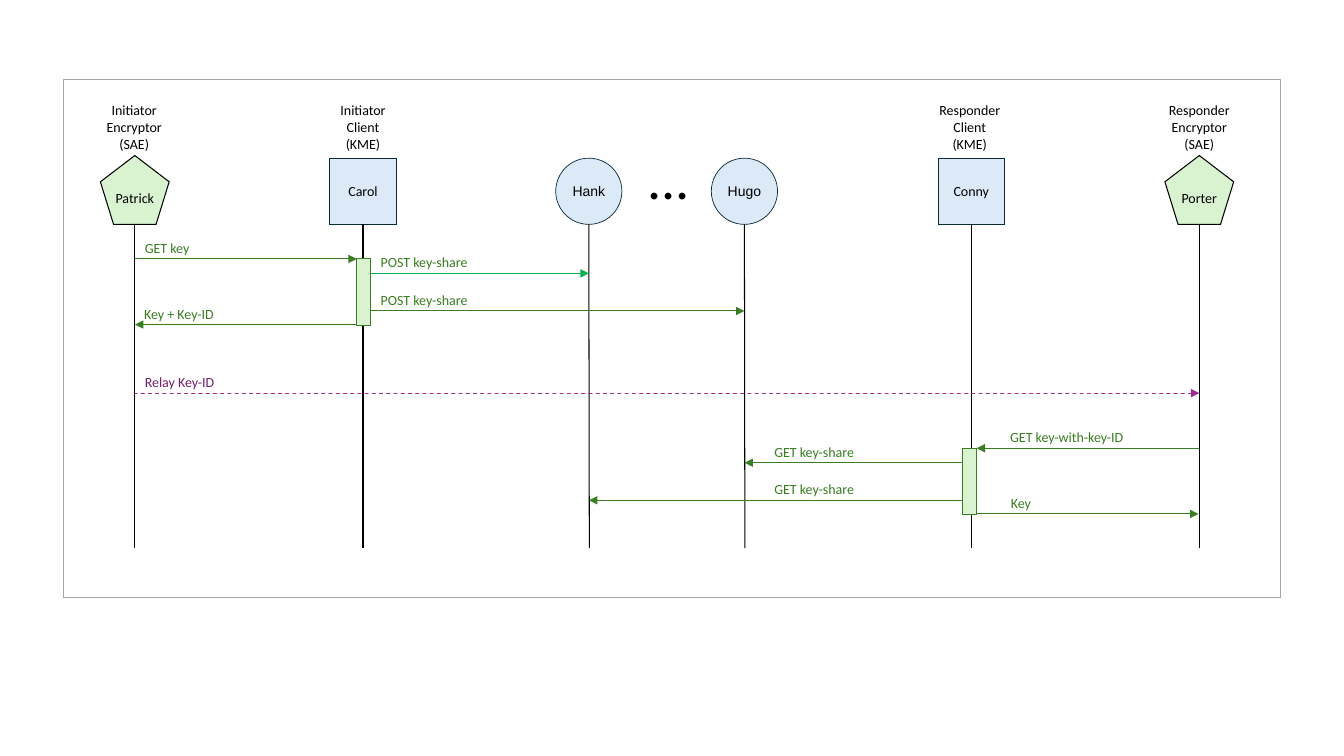
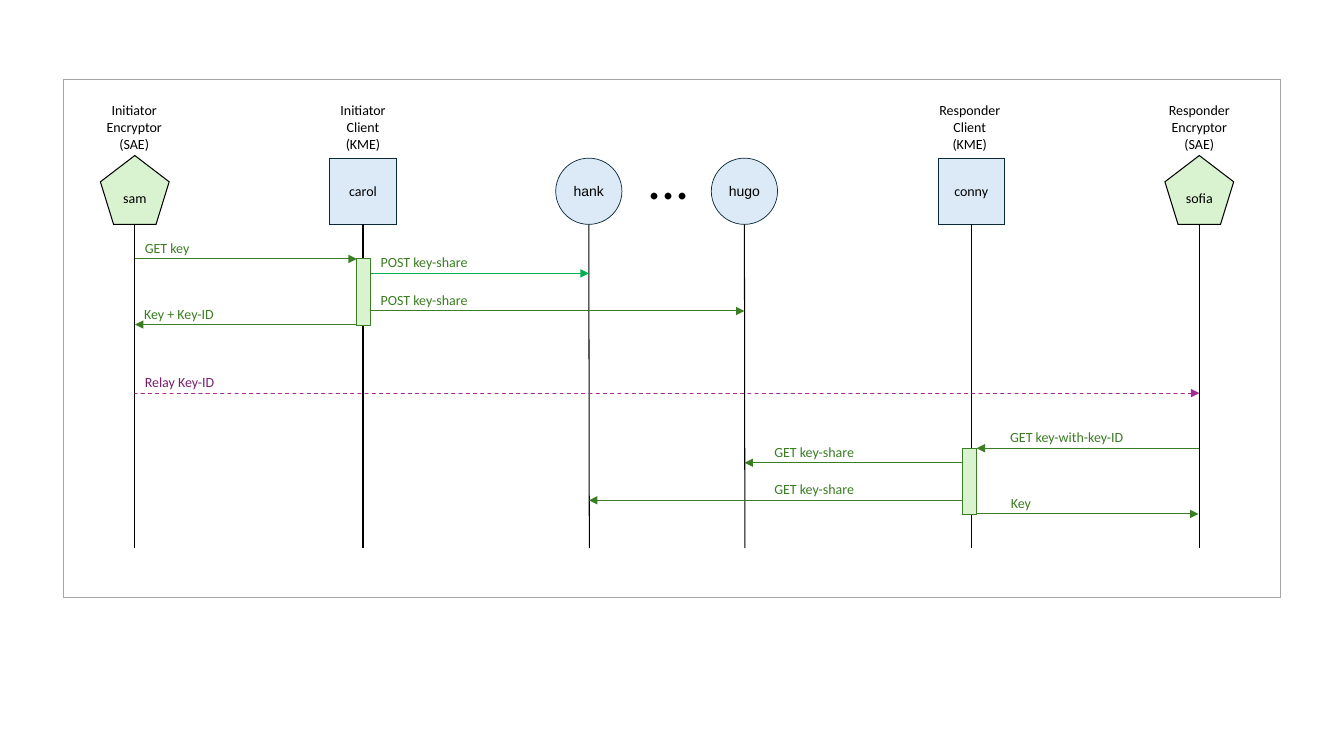
Before and after one commit to brunorijsman/dske-python, a slide deck: slide 11 of docs/figures/figures.pptx. Drawn at 1344x756 pixels with LibreOffice and Linux fonts; fonts in the diff are those of the drawing. Boxes give left, top, right and bottom in pixels: in the first picture for what was removed or moved away, otherwise in the second. Text is boxed around its words. In the diff, an @@ line names an element or a change of style, - is before the commit and + after.

```diff
--- a/docs/figures/figures.pptx
+++ b/docs/figures/figures.pptx
@@ text in pentagon at <box>123,196,146,203</box>: text changed @@
-Patrick
+sam
@@ text in rectangle at <box>349,186,377,196</box>: text changed @@
-Carol
+carol
@@ text in ellipse at <box>574,186,604,196</box>: text changed @@
-Hank
+hank
@@ text in ellipse at <box>729,186,760,199</box>: text changed @@
-Hugo
+hugo
@@ text in rectangle at <box>954,189,988,199</box>: text changed @@
-Conny
+conny
@@ text in pentagon at <box>1186,193,1213,203</box>: text changed @@
-Porter
+sofia
```
Also in this commit, not shown: 1 other slide changed, 14 other files.
